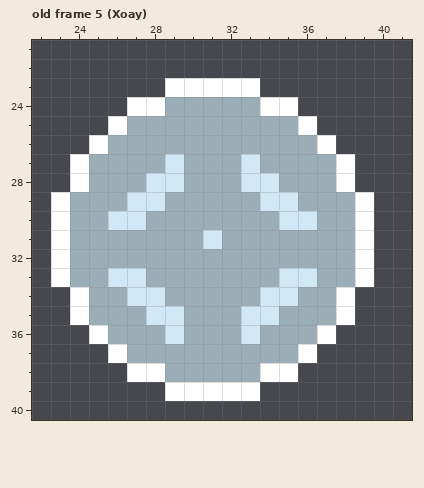
A pixel-art file gets an edit: Assets/Resources/Sprites/Enemy/Void Boss/Void sphere.aseprite. Above, as it was before the edit.
64x64 pixels, 5 frames. Colours within 5 levels of each other are drawn and written as one. Shown: old frame 5 (Xoay): x 22..41, y 21..40. The commit also changed other frames, which this record leaves out.
Now the later version:
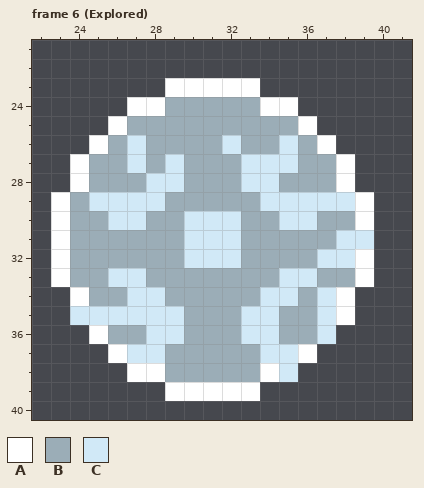
Palette (. is transparent): A #ffffff  B #9badb7  C #d1e9f7
A new or re-ordered frame is compared with the old frame closest to it.
The edit:
frames 5 -> 14
Frame 6 (Explored) is new; against old frame 5 (Xoay):
y 26: x 27 B -> C; x 32 B -> C; x 35 B -> C
y 27: x 27 B -> C; x 34..35 BB -> CC
y 29: x 25..26 BB -> CC; x 36..38 BBB -> CCC
y 30: x 30..32 BBB -> CCC
y 31: x 30 B -> C; x 32 B -> C; x 38..39 BA -> CC
y 32: x 30..32 BBB -> CCC; x 37..38 BB -> CC
y 34: x 37 B -> C
y 35: x 24..27 ABBB -> CCCC; x 37 B -> C
y 36: x 28 B -> C; x 34 B -> C; x 37 A -> C
y 37: x 27..28 BB -> CC; x 34..35 BB -> CC
y 38: x 35 A -> C
Pixel boxes of the changes (left, top, right, bottom) in both pictures:
changed: (70, 135, 374, 382)
